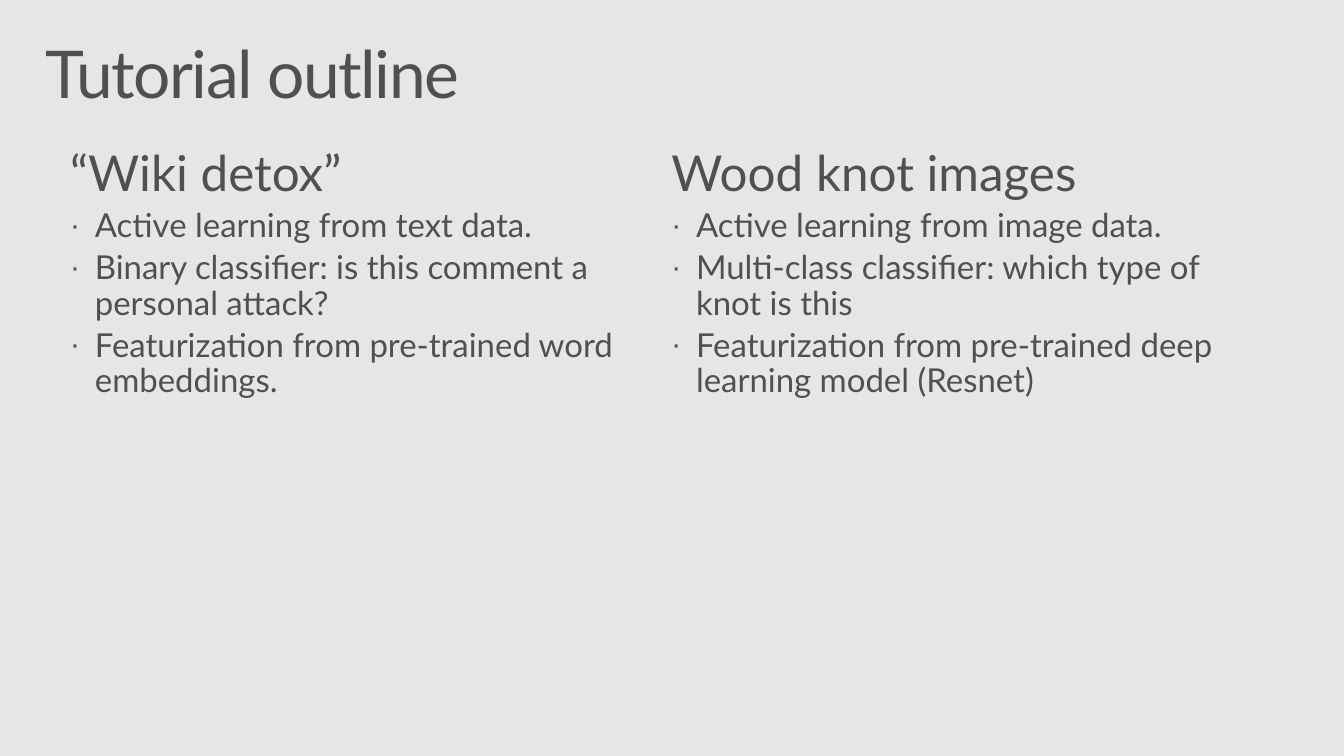
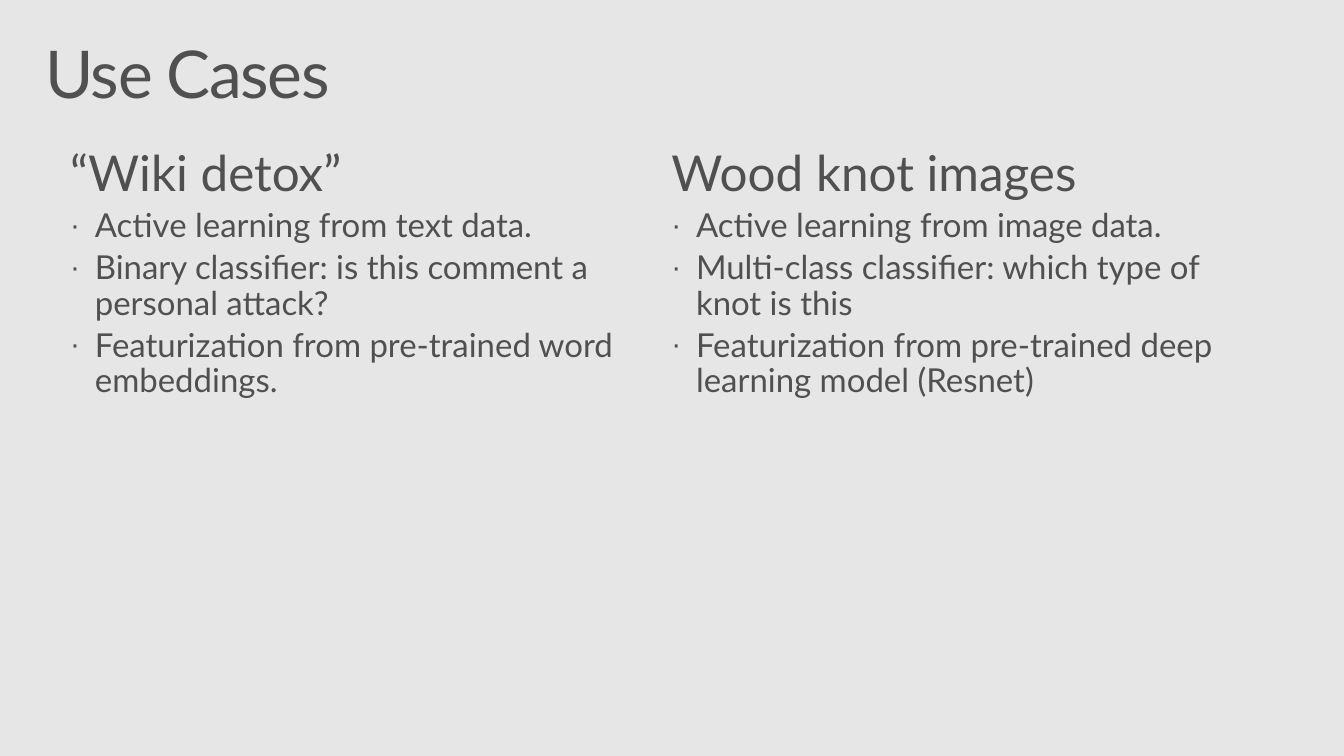
Before and after one commit to Azure/Strata2018, a slide deck: slide 3 of active_learning_workshop.pptx. Drawn at 1344x756 pixels with LibreOffice and Linux fonts; fonts in the diff are those of the drawing; background and template pictures are left out. Boxes give left, top, right and bottom in pixels: in the first picture for what was removed or moved away, otherwise in the second. Text is boxed around its words. In the diff, an @@ line names an element or a change of style, - is before the commit and + after.

Commit message:
Second draft of slide deck
Follows outline more closely.

```diff
--- a/active_learning_workshop.pptx
+++ b/active_learning_workshop.pptx
@@ title at [45,50,330,99]: text changed @@
-Tutorial outline
+Use Cases
```
Also in this commit, not shown: 4 other slides changed, 14 slides added.
